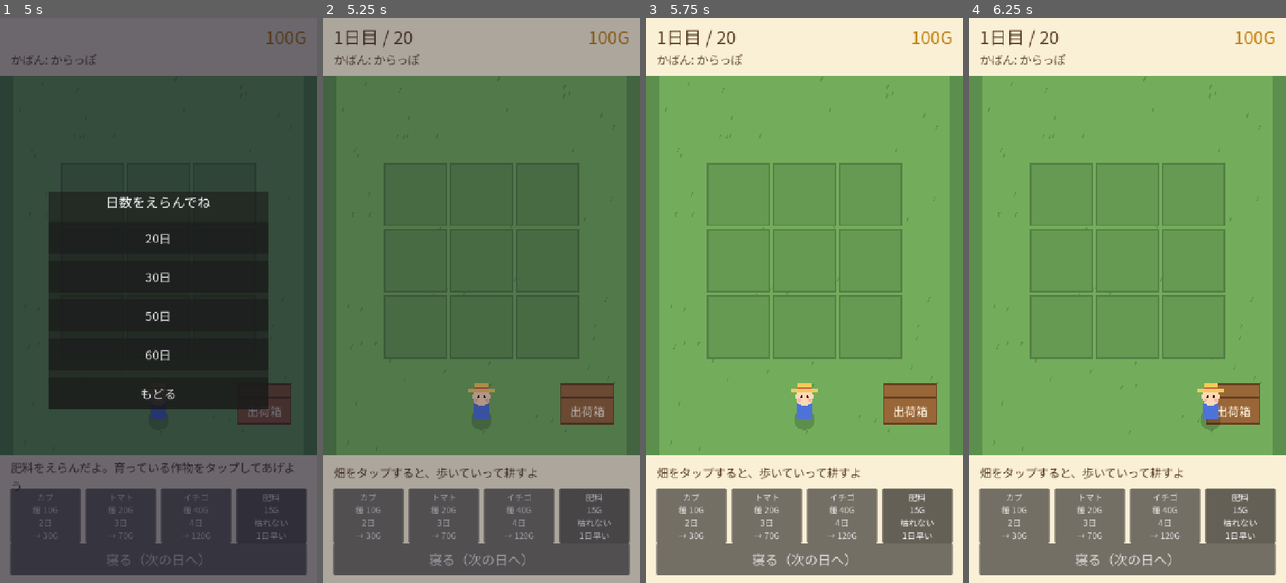
Above: before the commit, frames 1-4 (left to right).
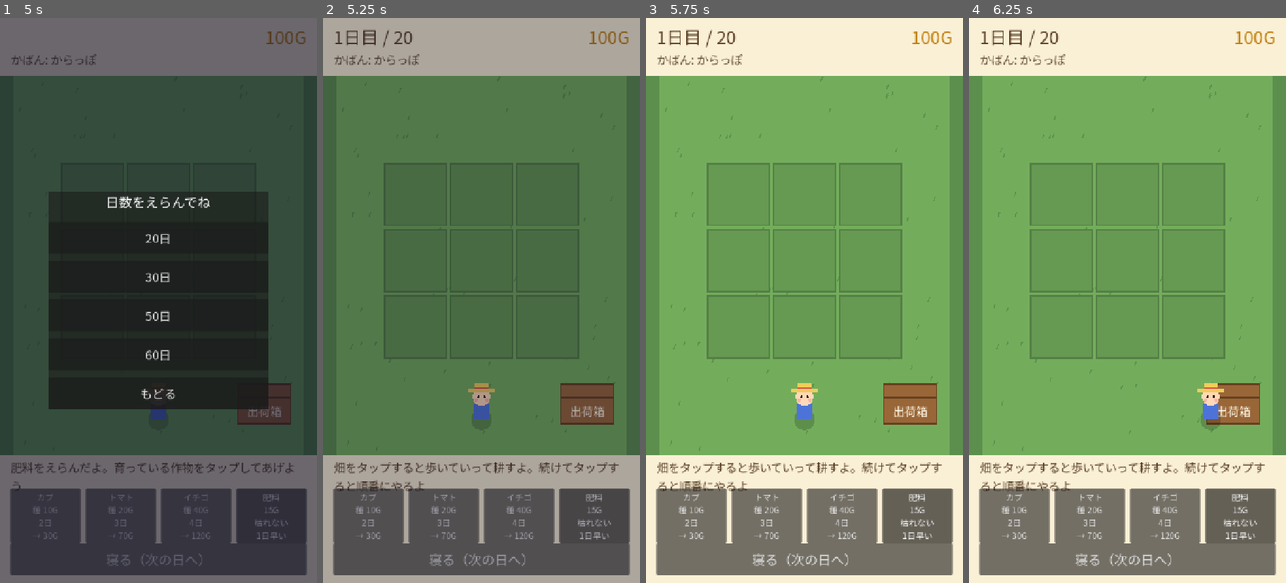
Above: after the commit, the same moments.

Repository: lalalalasuke-jpg/tiny-lala-farm
Game: Godot game, scene res://scenes/main.tscn
The game is run twice, just before and just after one commit, with the same random seed, the same clock (stepped at 60 frames per second) and the same inputs.
Inputs (mouse positions are in pixels of both pictures, inside the frame that each line leads up to):
- Up to frame 1 (5 s): click "寝る（次の日へ）" at 0.5 s; click "カブ 種 10G 2日 → 30G" at 1.25 s; click "トマト 種 20G 3日 → 70G" at 2 s; click "イチゴ 種 40G 4日 → 120G" at 2.75 s; click "肥料 15G 枯れない 1日早い" at 3.5 s; click "日数チャレンジ 決まった日数でいくら稼げる？" at 4.25 s
- Up to frame 2 (5.25 s): click "20日" at 5 s
- Up to frame 3 (5.75 s): no input
- Up to frame 4 (6.25 s): tap Enter (ui_accept) at 5.75, 6.02 s; move the mouse to (1197, 272) at 5.77 s; hold Right (ui_right) from 5.78 s (still down); click (1197, 272) at 5.92 s

Frame 1 is identical in both runs. In frame 2, 1.0% of the frame differs, in the area x 3-94%, y 78-84%; in frame 3, 1.1%; in frame 4, 1.1%.

Commit message:
タップの予約: 歩いている途中でタップしても前の作業が消えず、順番に作業する（番号表示・草タップで取り消し）
Co-Authored-By: Claude Opus 5.5 <noreply@anthropic.com>

Diff:
--- a/scenes/field.gd
+++ b/scenes/field.gd
@@ -9,12 +9,14 @@
 const ORIGIN := Vector2(140, 330)  # 左上の畑の左上の角
 const WALK_AREA := Rect2(30, 130, 660, 860)  # キャラが歩ける範囲
 const BOX_RECT := Rect2(540, 830, 120, 90)
+const BOX := 99  # main.gd の BOX と同じ（予約の行き先が出荷箱）
 
 const FONT := preload("res://fonts/NotoSansJP-Subset.ttf")
 
 var plots: Array = []  # main.gd から渡される（Dictionary の配列）
 var crops: Dictionary = {}
 var shipped_count := 0
+var queued: Array = []  # タップの予約の行き先（畑の番号か BOX）を順番に
 
 
 func plot_rect(i: int) -> Rect2:
@@ -60,6 +62,25 @@
 	for i in plots.size():
 		_draw_plot(i)
 	_draw_box()
+	_draw_queue()
+
+
+# 予約の順番の数字。同じ場所に2つ以上あれば「1・3」のように並べる
+func _draw_queue() -> void:
+	var orders := {}
+	for n in queued.size():
+		var at: int = queued[n]
+		if not orders.has(at):
+			orders[at] = []
+		orders[at].append(str(n + 1))
+	for at in orders:
+		var text := "・".join(orders[at])
+		var top := BOX_RECT.position + Vector2(BOX_RECT.size.x / 2, 0) if at == BOX else plot_rect(at).position + Vector2(PLOT / 2, 0)
+		var w := 16.0 + 14.0 * text.length()
+		var r := Rect2(top + Vector2(-w / 2, 6), Vector2(w, 32))
+		draw_rect(r, Color(1, 1, 1, 0.92))
+		draw_rect(r, Color(0.3, 0.45, 0.85), false, 3)
+		draw_string(FONT, r.position + Vector2(0, 24), text, HORIZONTAL_ALIGNMENT_CENTER, w, 22, Color(0.2, 0.3, 0.6))
 
 
 func _draw_plot(i: int) -> void:
--- a/scenes/main.gd
+++ b/scenes/main.gd
@@ -25,8 +25,8 @@
 	"strawberry": {"name": "イチゴ", "seed": 40, "days": 4, "price": 120, "color": Color(0.95, 0.25, 0.35)},
 }
 const SEED_ORDER := ["turnip", "tomato", "strawberry"]
-const NONE := -1  # 歩き終わっても何もしない
-const BOX := 99  # 歩き終わったら出荷箱に入れる
+const BOX := 99  # 予約の行き先: 出荷箱
+const QUEUE_MAX := 12
 
 # 「もう一回」でシーンを読み直しても残るように static にする。空ならタイトルから
 static var next_mode := ""
@@ -42,7 +42,9 @@
 var bag := {}
 var shipped := {}
 var selected_seed := "turnip"
-var pending := NONE
+# タップの予約。{"at": 畑の番号 か BOX, "use": タップした時にえらんでいた種か肥料}。
+# 先頭から順に歩いていって作業する
+var queue: Array = []
 var busy := false  # 寝ている途中など、操作を受け付けない
 
 @onready var field: Node2D = $Field
@@ -69,6 +71,7 @@
 	player.bounds = field.WALK_AREA.grow(-30)
 	player.position = Vector2(360, 880)
 	player.arrived.connect(_on_arrived)
+	player.canceled.connect(_clear_queue)
 	_build_ui()
 	busy = true
 	if next_mode != "":
@@ -103,7 +106,7 @@
 	limit = n
 	popup.visible = false
 	_refresh()
-	say("畑をタップすると、歩いていって耕すよ")
+	say("畑をタップすると歩いていって耕すよ。続けてタップすると順番にやるよ")
 	await _fade_to(0.0)
 	busy = false
 
@@ -119,26 +122,53 @@
 		_act_here()
 
 
+# 畑か出荷箱をタップすると予約に足す（歩いている途中でも前の作業は消えない）。
+# 草のところをタップすると、予約を取り消してそこへ歩く
 func _on_tap(pos: Vector2) -> void:
 	var i: int = field.plot_at(pos)
-	if i >= 0:
-		pending = i
-		player.walk_to(field.plot_center(i))
-	elif field.near_box(pos):
-		pending = BOX
-		player.walk_to(field.box_stand_point())
-	elif field.WALK_AREA.has_point(pos):
-		pending = NONE
-		player.walk_to(pos)
+	if i < 0 and field.near_box(pos):
+		i = BOX
+	if i < 0:
+		if field.WALK_AREA.has_point(pos):
+			_clear_queue()
+			player.walk_to(pos)
+		return
+	if queue.size() >= QUEUE_MAX:
+		say("予約がいっぱいだよ。草のところをタップすると取り消せるよ")
+		return
+	queue.append({"at": i, "use": selected_seed})
+	_show_queue()
+	if queue.size() == 1:
+		_walk_next()
+
+
+func _walk_next() -> void:
+	if queue.is_empty():
+		return
+	var at: int = queue[0].at
+	player.walk_to(field.box_stand_point() if at == BOX else field.plot_center(at))
 
 
 func _on_arrived() -> void:
-	var what := pending
-	pending = NONE
-	if what == BOX:
+	if queue.is_empty():
+		return
+	var job: Dictionary = queue.pop_front()
+	if job.at == BOX:
 		_ship()
-	elif what >= 0:
-		_work(what)
+	else:
+		_work(job.at, job.use)
+	_show_queue()
+	_walk_next()
+
+
+func _clear_queue() -> void:
+	queue.clear()
+	_show_queue()
+
+
+func _show_queue() -> void:
+	field.queued = queue.map(func(j): return j.at)
+	field.queue_redraw()
 
 
 # キーボード（スペース/Enter）: 足元の畑か、近くの出荷箱
@@ -152,7 +182,10 @@
 
 # ---------------------------------------------------------------- 畑仕事
 
-func _work(i: int) -> void:
+# use: まく種か "fert"（肥料）。省略すると今えらんでいるもの
+func _work(i: int, use := "") -> void:
+	if use == "":
+		use = selected_seed
 	var p: Dictionary = field.plots[i]
 	if not p.tilled:
 		p.tilled = true
@@ -163,15 +196,15 @@
 		p.fert = false
 		say("枯れた作物を片付けたよ")
 	elif p.crop == "":
-		if selected_seed == "fert":
+		if use == "fert":
 			say("肥料は育っている作物に使うよ。種をえらんでまこう")
 			return
-		var c: Dictionary = CROPS[selected_seed]
+		var c: Dictionary = CROPS[use]
 		if money < c.seed:
 			say("お金が足りないよ（%sの種は %dG）" % [c.name, c.seed])
 			return
 		money -= c.seed
-		p.crop = selected_seed
+		p.crop = use
 		p.growth = 0
 		p.watered = false
 		p.missed = false
@@ -181,7 +214,7 @@
 		var need: int = field.days_needed(p)
 		if p.growth >= need:
 			_harvest(p)
-		elif selected_seed == "fert" and not p.fert:
+		elif use == "fert" and not p.fert:
 			if money < FERT_PRICE:
 				say("お金が足りないよ（肥料は %dG）" % FERT_PRICE)
 				return
@@ -270,7 +303,7 @@
 	if busy:
 		return
 	busy = true
-	pending = NONE
+	_clear_queue()
 	player.walking = false
 	await _fade_to(1.0)
 	var earned := 0
--- a/scenes/player.gd
+++ b/scenes/player.gd
@@ -1,9 +1,10 @@
 extends Node2D
 
 # ららすけ（プレイヤー）。walk_to() で目的地へ歩き、着いたら arrived を出す。
-# PC では矢印キーでも歩ける（そのときは目的地は取り消し）。
+# PC では矢印キーでも歩ける（そのときは目的地は取り消して canceled を出す）。
 
 signal arrived
+signal canceled
 
 const SPEED := 420.0
 
@@ -22,7 +23,9 @@
 	var dir := Input.get_vector("ui_left", "ui_right", "ui_up", "ui_down")
 	var moving := false
 	if dir != Vector2.ZERO:
-		walking = false
+		if walking:
+			walking = false
+			canceled.emit()
 		position = (position + dir * SPEED * delta).clamp(bounds.position, bounds.end)
 		moving = true
 	elif walking:
--- a/tools/screenshot.gd
+++ b/tools/screenshot.gd
@@ -1,6 +1,6 @@
 extends SceneTree
 # 見た目確認用: 少し遊んだ状態にしてスクショを保存する
-# 使い方: godot --path . --resolution 720x1280 --script res://tools/screenshot.gd -- <出力.png> [title|lengths|grow|result]
+# 使い方: godot --path . --resolution 720x1280 --script res://tools/screenshot.gd -- <出力.png> [title|lengths|grow|result|queue]
 func _initialize() -> void:
 	_run.call_deferred()
 
@@ -11,6 +11,25 @@
 	var main = load("res://scenes/main.tscn").instantiate()
 	root.add_child(main)
 	await create_timer(0.2).timeout
+	if mode == "queue":  # タップの予約: 畑を続けてタップして、歩いている途中を撮る
+		main.best_path = "user://test_best.cfg"
+		main._start("days", 30)
+		await create_timer(0.6).timeout
+		for i in [0, 0, 1, 1, 4]:  # 0と1は「耕す→まく」、4は耕すだけ
+			main._on_tap(main.field.plot_center(i))
+		main.selected_seed = "tomato"  # 予約したあとに種を変えても、予約はカブのまま
+		main._on_tap(main.field.BOX_RECT.get_center())
+		await create_timer(0.25).timeout
+		print("queue=", main.field.queued)
+		await RenderingServer.frame_post_draw
+		root.get_texture().get_image().save_png(args[0])
+		await create_timer(4.0).timeout
+		var crops := []
+		for i in [0, 1, 4]:
+			crops.append([main.field.plots[i].tilled, main.field.plots[i].crop])
+		print("after=", crops, " queue=", main.queue.size(), " money=", main.money)
+		quit()
+		return
 	if mode == "lengths":  # 長さえらび（result で保存したテスト用のベストが出る）
 		main.best_path = "user://test_best.cfg"
 		main._show_lengths("days")
